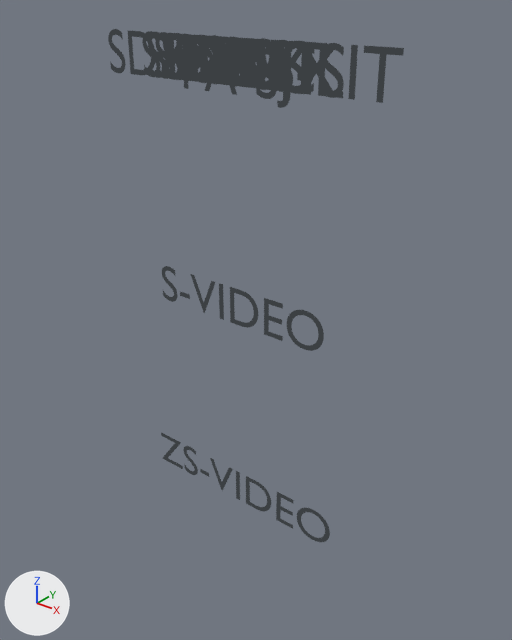
What one commit did to the Blender file DanteIntro.blend.
Before and after are seen from a 50 mm camera at (7.23, -8.5, 5.19) aimed at (0.18, 0.32, -0.28). The axes (+X, +Y, +Z) are drawn at lower left. The lights are the same throughout. Text is drawn in Blender's own font.

Names of what the first picture shows: 'Text.005', 'Text.006', 'Text.007', 'Text.008', 'Text.009', 'Text.010', 'Text.011', 'Text.012', 'Text.013', 'Text.014'.
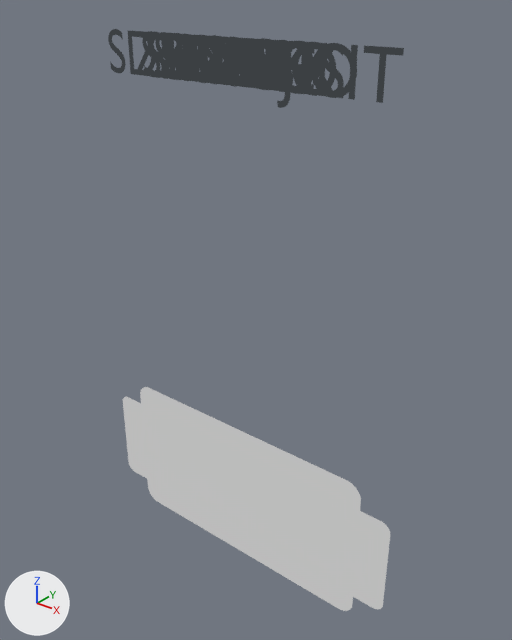
What differs and where, as boxes [x1, y1, x2, y2] in the pictures (512 x 640 px):
'1-i', added: after [140, 387, 361, 611]
'hurricane.002', added: after [291, 482, 390, 609]
'hurricane', added: after [123, 397, 192, 502]
'Text.013', moved: before [162, 266, 324, 351]; after [147, 32, 336, 96]
'hurricane.001', added: after [200, 435, 280, 551]
'Text.014', moved: before [161, 433, 330, 542]; after [134, 31, 357, 98]
'Text.012', moved: before [182, 43, 289, 101]; after [182, 34, 289, 92]

What changed in the scene script:
```text
Add mat_hurricane_002:
    mat_hurricane_002 = bpy.data.materials.new('hurricane.002')
    # nodes: BsdfTransparent, Group, MixShader, OutputMaterial
    # colours: grey #bcbcbc
Add mat_hurricane_001:
    mat_hurricane_001 = bpy.data.materials.new('hurricane.001')
    # nodes: BsdfTransparent, Group, MixShader, OutputMaterial
    # colours: grey #bcbcbc
Add mat_hurricane:
    mat_hurricane = bpy.data.materials.new('hurricane')
    # nodes: BsdfTransparent, Group, MixShader, OutputMaterial
    # colours: grey #bcbcbc
Add mat_1_i:
    mat_1_i = bpy.data.materials.new('1-i')
    # nodes: BsdfTransparent, Group, MixShader, OutputMaterial
    # colours: grey #bcbcbc
Add me_hurricane_002:
    me_hurricane_002.from_pydata([(-0.5, -0.5, 0.0), (0.5, -0.5, 0.0), (-0.5, 0.5, 0.0), (0.5, 0.5, 0.0)], [], [(0, 1, 3, 2)])
    me_hurricane_002.materials.append(mat_hurricane_002)  # its picture is missing
Add me_hurricane_001:
    me_hurricane_001.from_pydata([(-0.5, -0.5, 0.0), (0.5, -0.5, 0.0), (-0.5, 0.5, 0.0), (0.5, 0.5, 0.0)], [], [(0, 1, 3, 2)])
    me_hurricane_001.materials.append(mat_hurricane_001)  # its picture is missing
Add me_hurricane:
    me_hurricane.from_pydata([(-0.5, -0.5, 0.0), (0.5, -0.5, 0.0), (-0.5, 0.5, 0.0), (0.5, 0.5, 0.0)], [], [(0, 1, 3, 2)])
    me_hurricane.materials.append(mat_hurricane)  # its picture is missing
Add me_1_i:
    me_1_i.from_pydata([(-0.9, -0.5, 0.0), (0.9, -0.5, 0.0), (-0.9, 0.5, 0.0), (0.9, 0.5, 0.0)], [], [(0, 1, 3, 2)])
    me_1_i.materials.append(mat_1_i)  # its picture is missing
Change ob_text_012:
    ob_text_012.location: (0.0, 0.0, 3.88) -> (0.0, 0.0, 4.0)
Change ob_text_013:
    ob_text_013.location: (0.0, 0.0, 0.0) -> (0.0, 0.0, 4.0)
Change ob_text_014:
    ob_text_014.location: (0.0, 0.0, -3.88) -> (0.0, 0.0, 4.0)
Add ob_hurricane_002:
    ob_hurricane_002 = bpy.data.objects.new('hurricane.002', me_hurricane_002)
    ob_hurricane_002.location = (2.3, 0.0, -4.0)
    ob_hurricane_002.rotation_euler = (1.571, 0.0, 0.0)  # degrees (90, 0, 0)
    ob_hurricane_002.scale = (2.0, 2.0, 2.0)
    _m = ob_hurricane_002.modifiers.new('Bevel', 'BEVEL')
    _m.segments = 10
    _m.affect = 'VERTICES'
Add ob_hurricane_001:
    ob_hurricane_001 = bpy.data.objects.new('hurricane.001', me_hurricane_001)
    ob_hurricane_001.location = (0.0, 0.0, -4.0)
    ob_hurricane_001.rotation_euler = (1.571, 0.0, 0.0)  # degrees (90, 0, 0)
    ob_hurricane_001.scale = (2.0, 2.0, 2.0)
    _m = ob_hurricane_001.modifiers.new('Bevel', 'BEVEL')
    _m.segments = 10
    _m.affect = 'VERTICES'
Add ob_hurricane:
    ob_hurricane = bpy.data.objects.new('hurricane', me_hurricane)
    ob_hurricane.location = (-2.3, 0.0, -4.0)
    ob_hurricane.rotation_euler = (1.571, 0.0, 0.0)  # degrees (90, 0, 0)
    ob_hurricane.scale = (2.0, 2.0, 2.0)
    _m = ob_hurricane.modifiers.new('Bevel', 'BEVEL')
    _m.segments = 10
    _m.affect = 'VERTICES'
Add ob_1_i:
    ob_1_i = bpy.data.objects.new('1-i', me_1_i)
    ob_1_i.location = (0.0, 0.0, -4.0)
    ob_1_i.rotation_euler = (1.571, 0.0, 0.0)  # degrees (90, 0, 0)
    ob_1_i.scale = (3.0, 3.0, 3.0)
    _m = ob_1_i.modifiers.new('Bevel', 'BEVEL')
    _m.segments = 10
    _m.affect = 'VERTICES'
```
